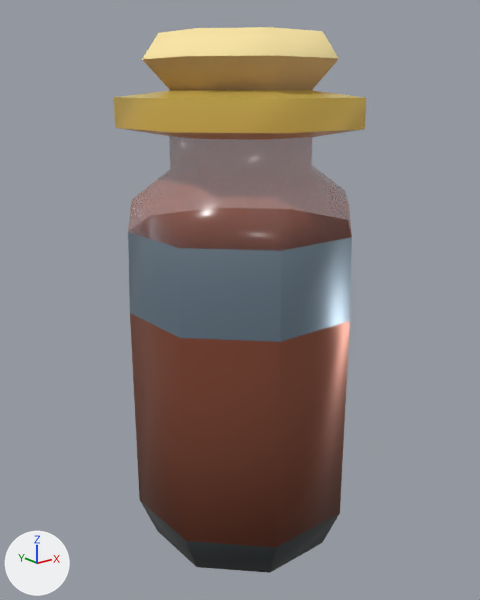
Renders of the glTF model assets/custom-items/potions/potion_small/potion_small_gold.glb from each side of a commit.
One viewpoint serves both versions: a 50 mm camera at (-0.407, -0.504, 0.491) aimed at (0.001, 0.006, 0.287). Arrows for +X, +Y and +Z are at lower left; the lights stay in place. The picture after the commit comes second. Vertices at exactly the same position are counted once.

In view in the first picture: 'Item'.
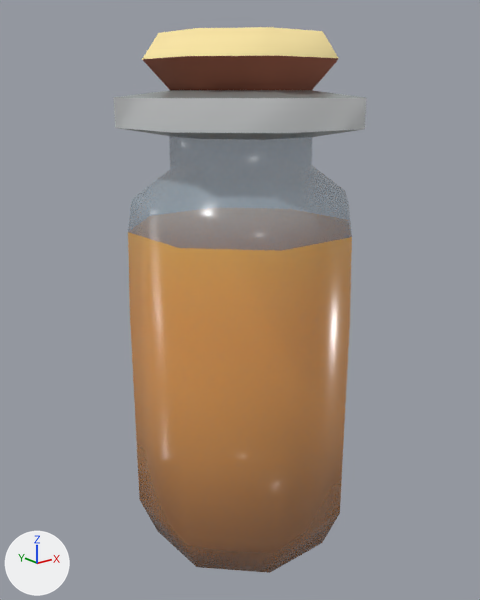
Where the change shows, as pixel boxes [x1, y1, x2, y2] in the pictures (480 x 600 px):
'Item', surface changed (lighter)
    both: [114, 53, 366, 573]

The change, as a list of edits to the scene's bpy script:
```text
Change mat_potion_small_gold_0:
    where n0 = _N.new('ShaderNodeBsdfPrincipled'); n0.name = 'Principled BSDF'
    remove n0.inputs[1].default_value = 0.5  # 'Metallic'
    n0.inputs[2].default_value: 0.3 -> 0.2  # 'Roughness'
    add n3 = _N.new('ShaderNodeMath'); n3.name = 'Math'
    add n3.operation = 'MULTIPLY'
    add n3.inputs[1].default_value = 0.72  # 'Value'
    where n2 = _N.new('ShaderNodeTexImage'); n2.name = 'Image Texture'
    add _L.new(n3.outputs[0], n0.inputs[4])  # 'Value' to 'Alpha'
    add _L.new(n2.outputs[1], n3.inputs[0])  # 'Alpha' to 'Value'
Add mat_potion_small_gold_3:
    mat_potion_small_gold_3 = principled_material('potion_small_gold_3')
    mat_potion_small_gold_3.texture = img_surface_palette
    mat_potion_small_gold_3.roughness = 1.0
Change me_potion_small_gold:
    where me_potion_small_gold.from_pydata(...)  # 114 vertices, 224 faces; spans x -0.11..0.11, y -0.11..0.11, z 0.0..0.54
    used by ob_item; location = (0.0, 0.0, 0.0)
    me_potion_small_gold part 1: 224 kept faces spanning x -0.11..0.11, y -0.11..0.11, z 0.0..0.54 get new texture (UV) coordinates
    add me_potion_small_gold.materials.append(mat_potion_small_gold_3)  # picture img_surface_palette
```
